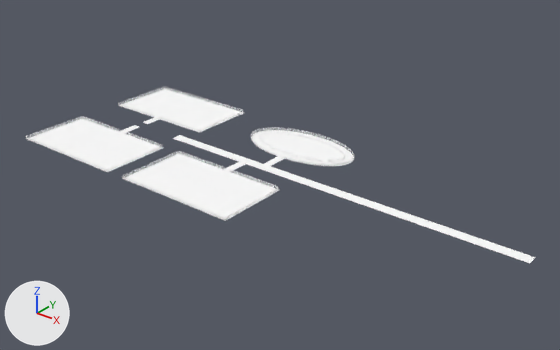
A saved change to the glTF model games/yorimichi/assets/belmonte/meshes/SM_BM_BHip_Arenas.glb.
Both versions are drawn from a 50 mm camera at (242.0, -239.0, 148.0) aimed at (50.0, 2.0, -1.0). Arrows for +X, +Y and +Z are at lower left; the lights stay in place. The picture after the commit comes second. Vertices at exactly the same position are counted once.

Objects in the first picture: 'SM_BM_BHip_Arenas'.
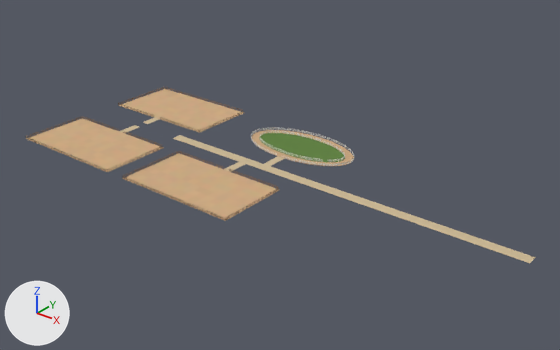
Boxes [x1, y1, x2, y2] around the edits, measured in the pictures (560 x 350 px):
part 1 of me_sm_bhip_arenas, recoloured (white to brown)
    both: [26, 87, 536, 263]
part 2 of me_sm_bhip_arenas, recoloured
    both: [251, 127, 354, 166]

Edits to the bpy script that builds the scene:
```text
Change me_sm_bhip_arenas:
    where me_sm_bhip_arenas.from_pydata(...)  # 8820 vertices, 13536 faces; spans x -70.0..165.0, y -45.0..47.0, z 0.0..1.0
    used by ob_sm_bm_bhip_arenas; location = (0.0, 0.0, 0.0)
    me_sm_bhip_arenas part 1: 9014 faces centred in x -70.0..164.0, y -45.0..47.0, z 0.0..1.0 are repainted in the vertex colours; the middle colour goes from white #ffffff to brown #856847
    me_sm_bhip_arenas part 2: 4522 faces centred in x 12.0..68.0, y 15.0..45.0, z 0.0..1.0 are repainted in the vertex colours; the middle colour goes from white #ffffff to white #e6e6e1
```
